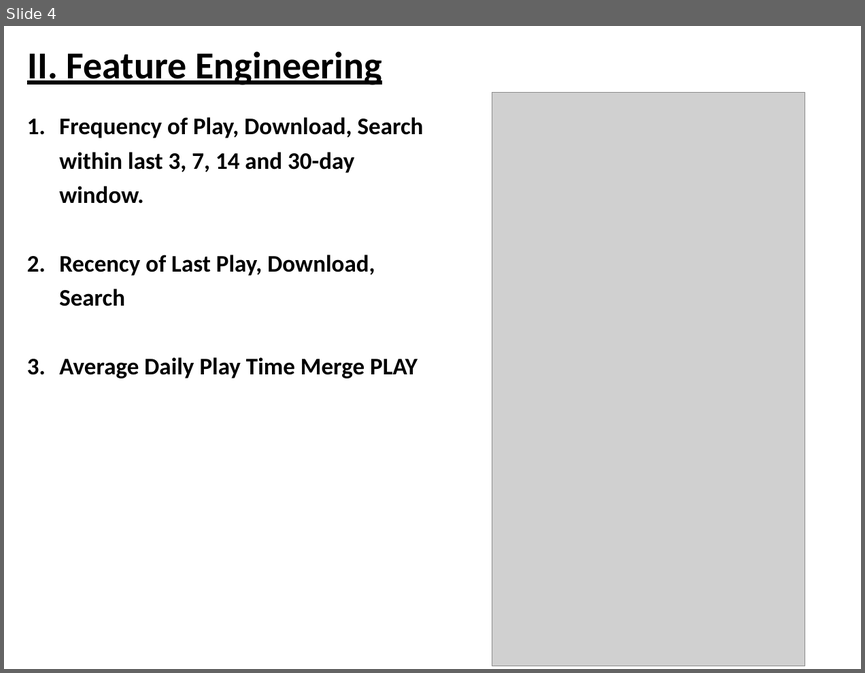
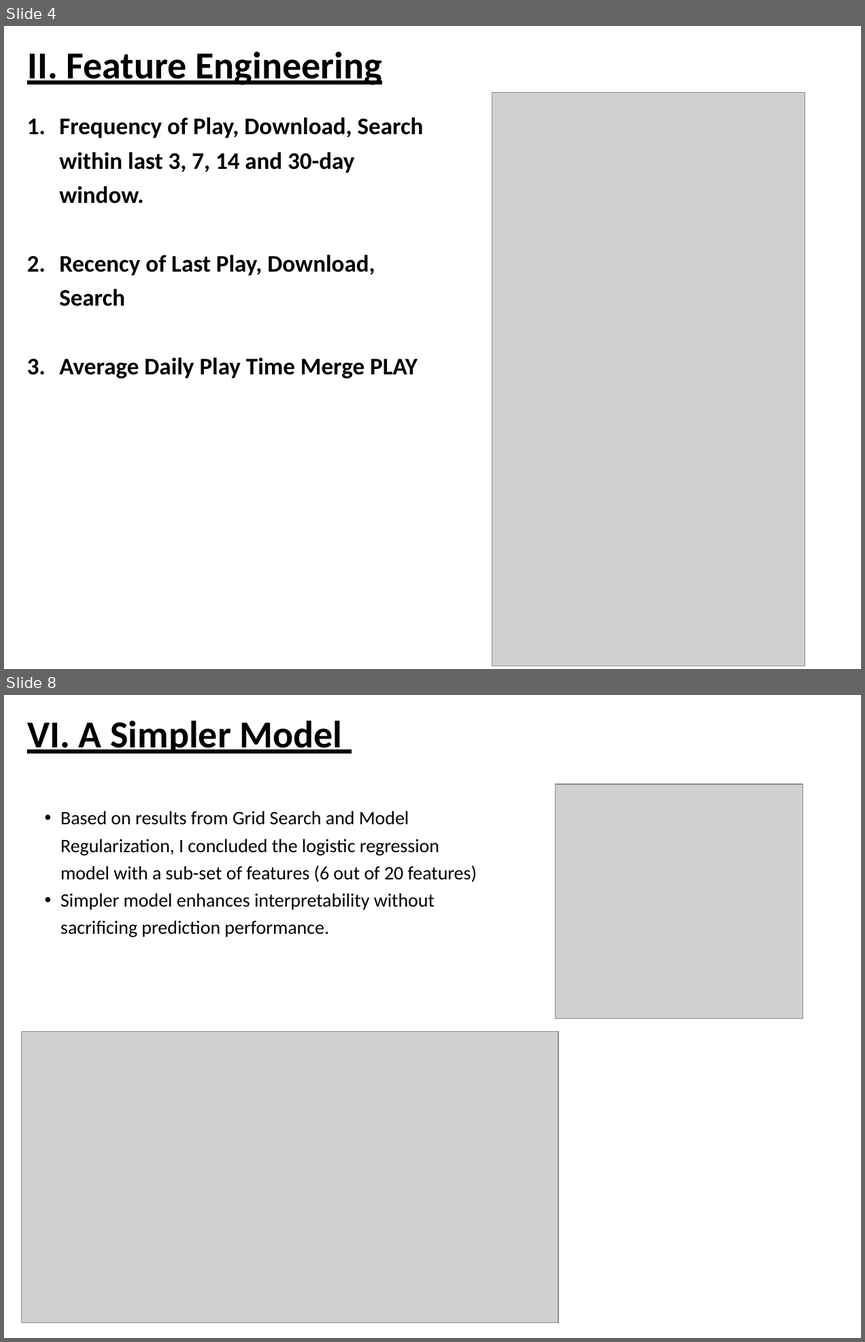
Before and after one commit to ZiweiDuan/MusicBox, a slide deck: Notes/Presentation_Ziwei .pptx. Shown one above the other, each under a label of ours: slide 4 before the commit, slides 4 and 8 after it; the slides between them are not shown. The pictures are 865x673 and 865x1342 pixels, drawn with LibreOffice and Linux fonts; fonts in the diff are those of the drawing; grey boxes stand for pictures. Boxes give left, top, right and bottom in pixels: in the first picture for what was removed or moved away, otherwise in the second. Text is boxed around its words. In the diff, an @@ line names an element or a change of style, - is before the commit and + after.

Commit message:
Logistic Regression

```diff
--- a/Notes/Presentation_Ziwei .pptx
+++ b/Notes/Presentation_Ziwei .pptx
@@ slide 8 added at [4,695,861,1338], background #FFFFFF @@
@@ title added at [27,720,343,753], 32 pt, text #000000, bold, underline @@
+VI. A Simpler Model
@@ picture added at [555,784,804,1018] @@
@@ text added at [60,811,477,937], 16 pt, text #000000 @@
+• Based on results from Grid Search and Model Regularization, I concluded the logistic regression model with a sub-set of features (6 out of 20 features)
+• Simpler model enhances interpretability without sacrificing prediction performance.
@@ picture added at [22,1031,558,1322] @@
```
Also in this commit, not shown: 4 slides changed.
